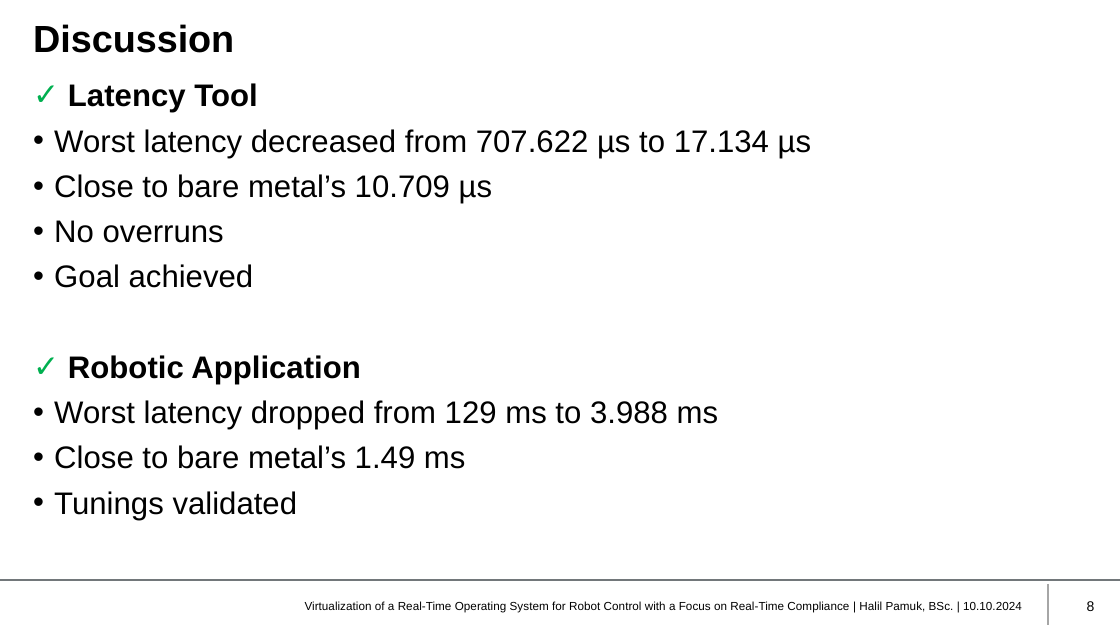
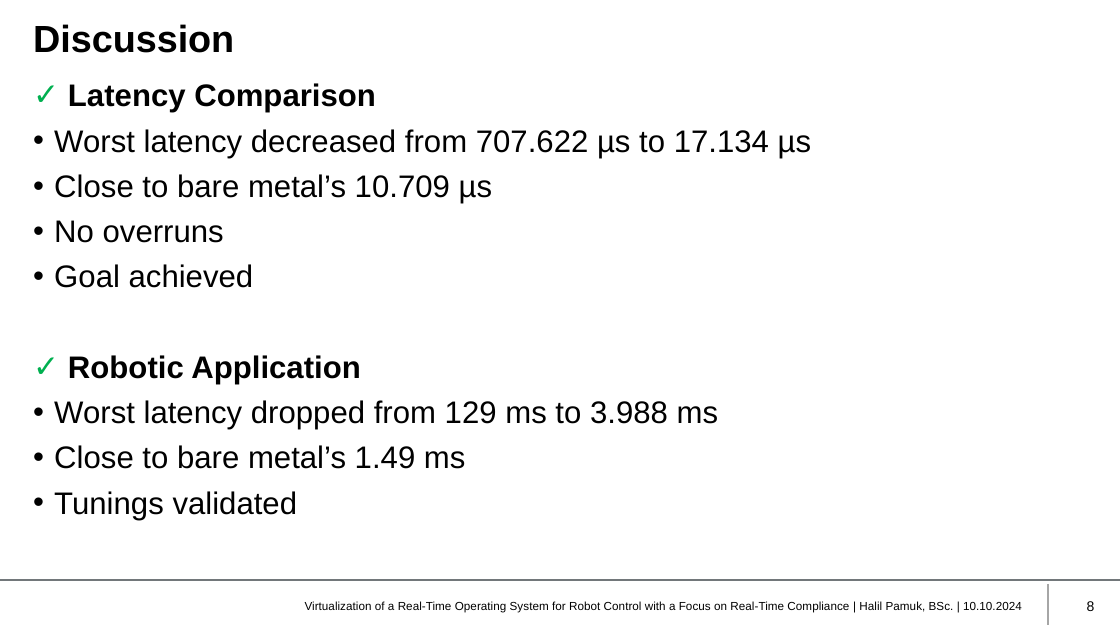
Before and after one commit to HIP24/Masterarbeit, a slide deck: slide 8 of Masterprüfung/Presentation/Pamuk_MT_Präsentation_10102024.pptx. Drawn at 1120x630 pixels with LibreOffice and Linux fonts; fonts in the diff are those of the drawing; background and template pictures are left out. Boxes give left, top, right and bottom in pixels: in the first picture for what was removed or moved away, otherwise in the second. Text is boxed around its words. In the diff, an @@ line names an element or a change of style, - is before the commit and + after.

```diff
--- a/Masterprüfung/Presentation/Pamuk_MT_Präsentation_10102024.pptx
+++ b/Masterprüfung/Presentation/Pamuk_MT_Präsentation_10102024.pptx
@@ text at (x1=68, y1=83, x2=376, y2=113): text changed @@
-✓ Latency Tool
+✓ Latency Comparison
```
Also in this commit, not shown: 1 other file.
